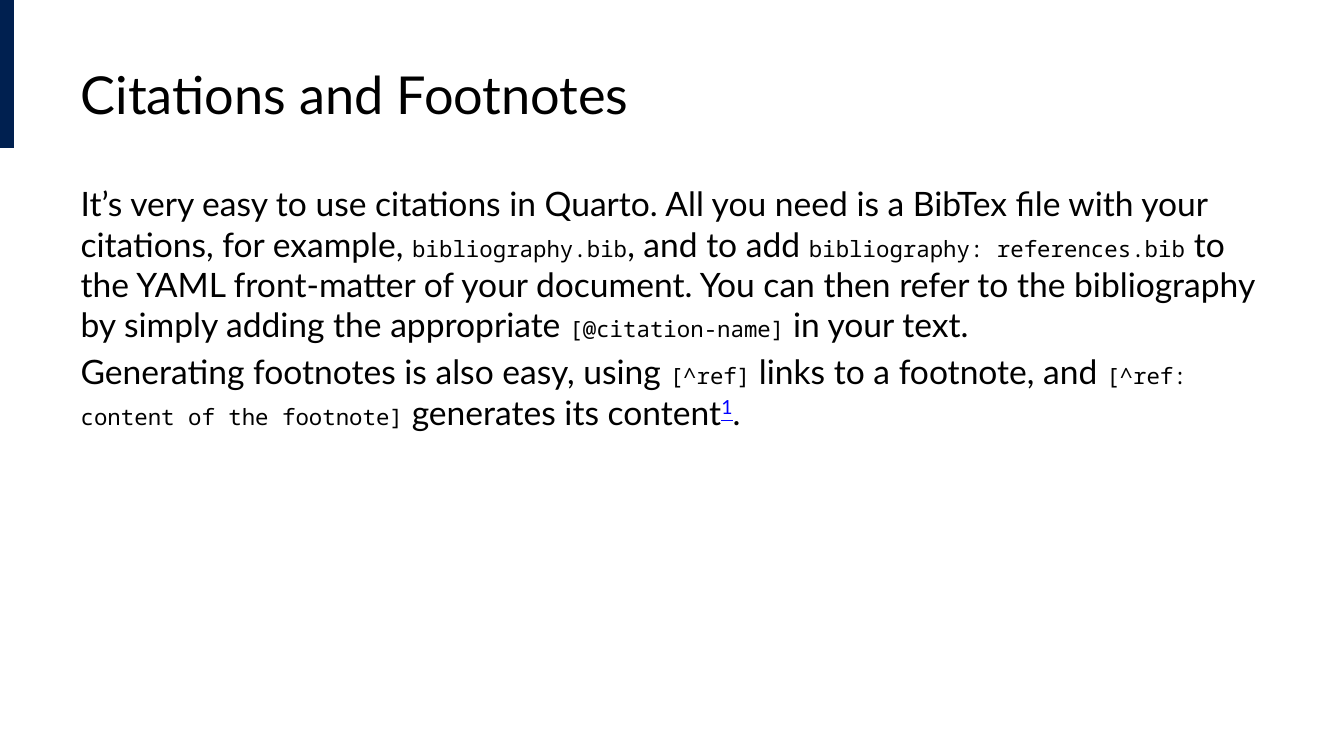
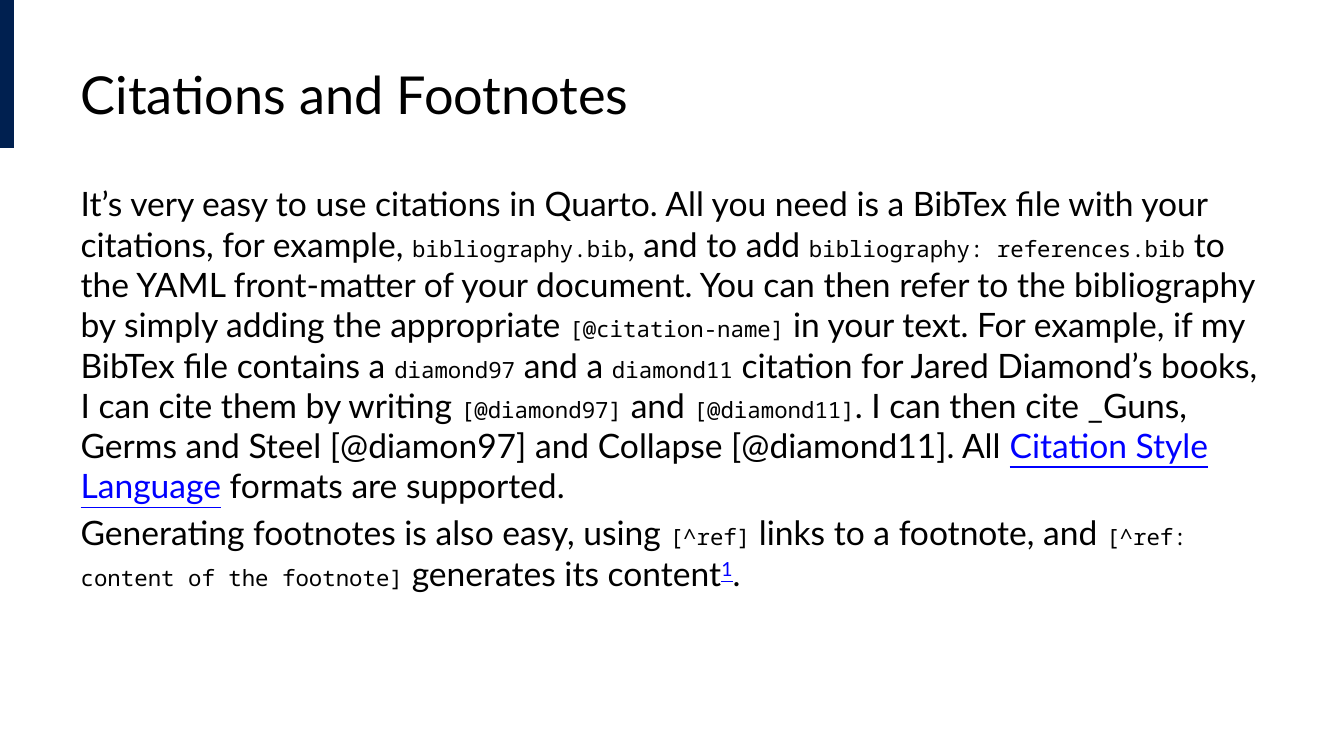
Before and after one commit to lucas-a-meyer/using-quarto, a slide deck: slide 33 of docs/presentation.pptx. Drawn at 1344x756 pixels with LibreOffice and Linux fonts; fonts in the diff are those of the drawing. Boxes give left, top, right and bottom in pixels: in the first picture for what was removed or moved away, otherwise in the second. Text is boxed around its words. In the diff, an @@ line names an element or a change of style, - is before the commit and + after.

```diff
--- a/docs/presentation.pptx
+++ b/docs/presentation.pptx
@@ text at [81,190,1257,504]: text changed @@
-It’s very easy to use citations in Quarto. All you need is a BibTex file with your citations, for example, bibliography.bib, and to add bibliography: references.bib to the YAML front-matter of your document. You can then refer to the bibliography by simply adding the appropriate [@citation-name] in your text.
+It’s very easy to use citations in Quarto. All you need is a BibTex file with your citations, for example, bibliography.bib, and to add bibliography: references.bib to the YAML front-matter of your document. You can then refer to the bibliography by simply adding the appropriate [@citation-name] in your text. For example, if my BibTex file contains a diamond97 and a diamond11 citation for Jared Diamond’s books, I can cite them by writing [@diamond97] and [@diamond11]. I can then cite _Guns, Germs and Steel [@diamon97] and Collapse [@diamond11]. All Citation Style Language formats are supported.
```
Also in this commit, not shown: 1 other slide changed, 7 other files.
